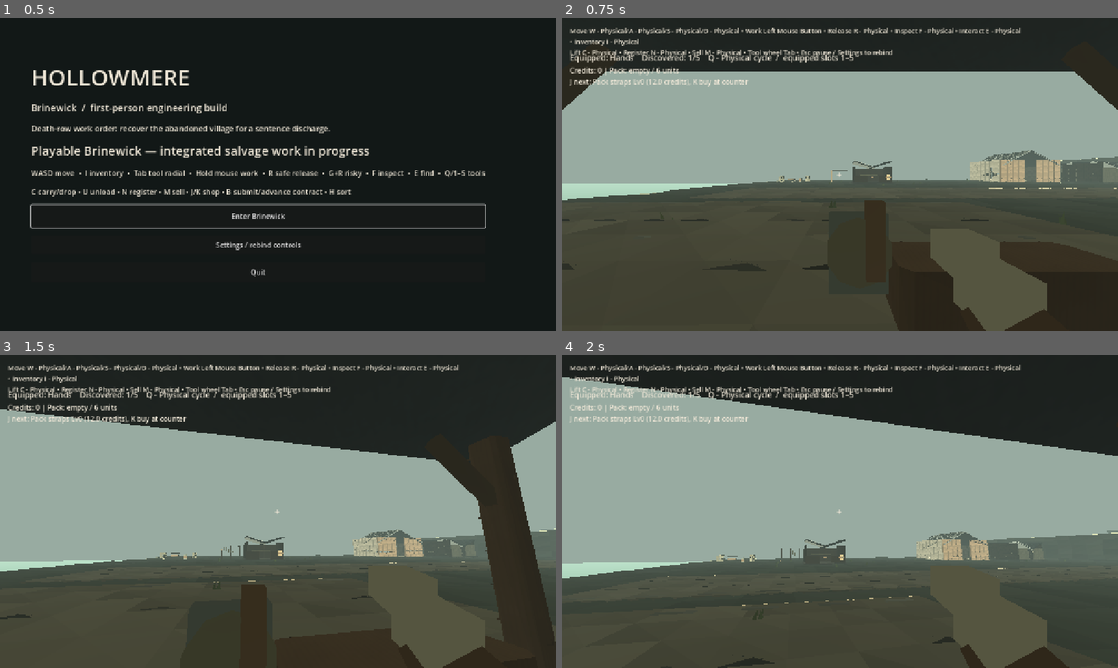
Above: before the commit, frames 1-4 (two rows, left to right).
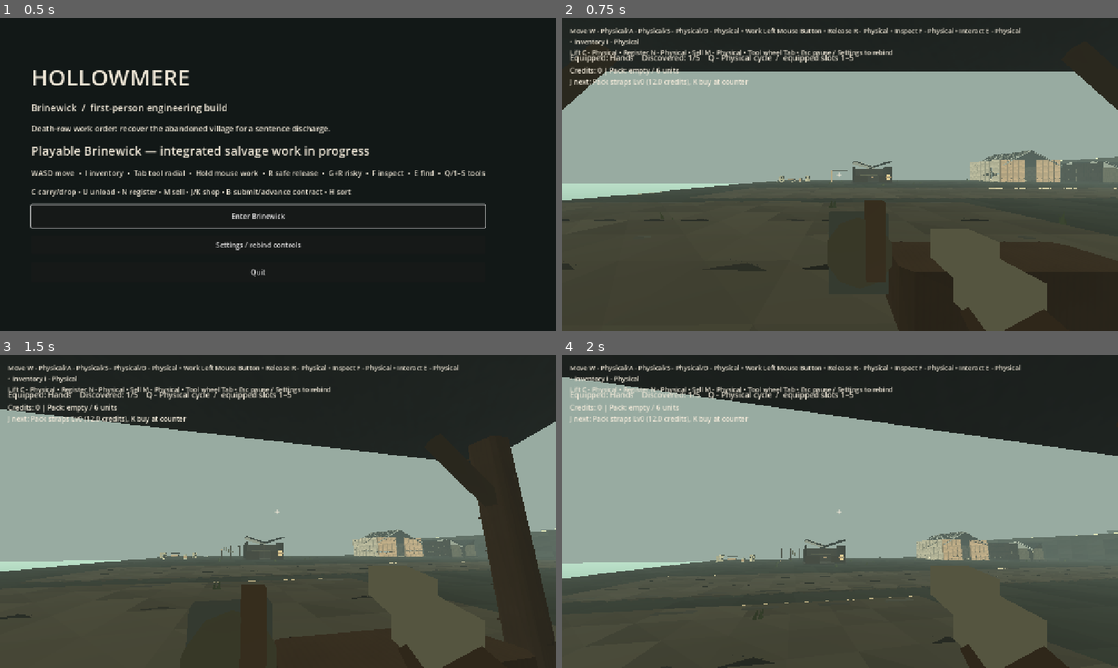
Above: after the commit, the same moments.

Repository: squwillsmith-ship-it/Hollowmere-0.2
Game: Godot game, scene res://scenes/main.tscn
The game is run twice, just before and just after one commit, with the same random seed, the same clock (stepped at 60 frames per second) and the same inputs.
Inputs (mouse positions are in pixels of both pictures, inside the frame that each line leads up to):
- Up to frame 1 (0.5 s): no input
- Up to frame 2 (0.75 s): click "Enter Brinewick" at 0.5 s
- Up to frame 3 (1.5 s): tap Enter at 1.25 s; move the mouse to (305, 511) at 1.27 s; hold W (hm_forward) from 1.28 s (still down); hold E (hm_find_tool) from 1.28 s (still down); click (305, 511) at 1.42 s
- Up to frame 4 (2 s): keep holding W (hm_forward); keep holding E (hm_find_tool); tap Space (hm_jump) at 1.52 s

Frame 1 is identical in both runs. In frame 2, less than 0.1% of the frame differs, in the area x 1-100%, y 44-59%; in frame 3, less than 0.1%; in frame 4, less than 0.1%.

Commit message:
art: Phase 2 improve pitched slate, foundation stone, coastal strata and harbour retaining edge

Diff:
--- a/game/scripts/world/hm_coastal_production_surface.gd
+++ b/game/scripts/world/hm_coastal_production_surface.gd
@@ -20,7 +20,7 @@
             var xx: float = float(x)/float(nx)
             var zz: float = float(z)/float(nz)
             var sweep: float = sin(xx*9.3+zz*4.1+float(name.hash()%11))*0.012
-            var noise: float = rng.randf_range(-0.009,0.009) if path else rng.randf_range(-0.13,0.13)
+            var noise: float = rng.randf_range(-0.009,0.009) if path else rng.randf_range(-0.075,0.075)
             row.append(top+sweep+noise)
         height.append(row)
     for z: int in range(nz):
@@ -59,9 +59,9 @@
                     var v: float = float(y)/float(rows)
                     # Jagged eroded talus near the bottom, compressed at the
                     # top for visual/physical lip consistency.
-                    var expansion: float = 0.15+0.58*(1.0-v)
-                    var ridge: float = (sin(u*21.0+float(face)*1.7+v*8.0)*0.22
-                        + sin(u*8.2-v*9.5)*0.15)
+                    var expansion: float = 0.11+0.48*(1.0-v)
+                    var ridge: float = (sin(u*12.0+float(face)*1.7+v*4.2)*0.22
+                        + sin(u*5.2-v*6.3)*0.14)
                     offsets.append(expansion+ridge)
                 edge.append(offsets)
             for row_index: int in range(rows):
--- a/game/scripts/world/hm_phase_c_harbour_dressing.gd
+++ b/game/scripts/world/hm_phase_c_harbour_dressing.gd
@@ -39,13 +39,13 @@
         var z_cursor: float = -8.5 + float(course % 2)*0.47
         var block: int = 0
         while z_cursor < 8.4:
-            var length: float = rng.randf_range(0.63,1.67)
-            var stone: Color = Color("696b62").lerp(Color("918a75"),rng.randf_range(0.08,0.55))
+            var length: float = rng.randf_range(0.95,2.05)
+            var stone: Color = Color("626860").lerp(Color("878779"),rng.randf_range(0.13,0.54))
             var position := origin + Vector3(-9.25-rng.randf_range(0.0,0.42),
                 -1.78+float(course)*0.45 + rng.randf_range(-0.08,0.06),z_cursor+length*0.5)
-            _box(st,position,Vector3(rng.randf_range(0.43,0.77),
-                rng.randf_range(0.40,0.51),length-0.07),stone)
-            z_cursor += length + rng.randf_range(0.06,0.18)
+            _box(st,position,Vector3(rng.randf_range(0.50,0.78),
+                rng.randf_range(0.38,0.53),length-0.08),stone)
+            z_cursor += length + rng.randf_range(0.09,0.22)
             block += 1
     _mesh(st,"OutboardMooringsAndClinker",true)
     quay_batches = 1
--- a/game/scripts/world/hm_settlement_production_art.gd
+++ b/game/scripts/world/hm_settlement_production_art.gd
@@ -150,8 +150,8 @@
     var facing_x: bool = dims.z > dims.x
     var span: float = dims.z if facing_x else dims.x
     var depth: float = dims.x if facing_x else dims.z
-    var rows: int = clampi(ceili(dims.y/0.46),1,14)
-    var cols: int = clampi(ceili(span/0.85),2,35)
+    var rows: int = clampi(ceili(dims.y/0.67),1,14)
+    var cols: int = clampi(ceili(span/1.12),2,35)
     var tile_h: float = dims.y/float(rows)
     var tile_w: float = span/float(cols)
     for face: int in [-1,1]:
@@ -166,7 +166,7 @@
                 var top: float = bottom+tile_h-0.047
                 var gap: float = r.randf_range(0.014,0.042)
                 var lift: float = float(face)*(depth*0.5+r.randf_range(0.022,0.066))
-                var tint: Color = base * r.randf_range(0.77,1.05)
+                var tint: Color = base * r.randf_range(0.84,1.04)
                 var a := Vector3(lift,bottom,u0+gap) if facing_x else Vector3(u0+gap,bottom,lift)
                 var b := Vector3(lift,top,u0+gap*0.8) if facing_x else Vector3(u0+gap*0.8,top,lift)
                 var c := Vector3(lift,top-0.016,u1-gap) if facing_x else Vector3(u1-gap,top-0.016,lift)
@@ -249,16 +249,20 @@
     st.begin(Mesh.PRIMITIVE_TRIANGLES)
     _core(st,dims,base.darkened(0.16))
     var r: RandomNumberGenerator = _rng(key,2901)
-    var across: int = clampi(ceili(dims.x/0.42),3,42)
-    var rows: int = clampi(ceili(dims.z/0.55),3,35)
+    var across: int = clampi(ceili(dims.x/0.50),3,42)
+    var rows: int = clampi(ceili(dims.z/0.66),3,35)
     for row: int in range(rows):
         for col: int in range(across):
-            var x0: float = -dims.x*0.5+dims.x*float(col)/float(across)
-            var x1: float = -dims.x*0.5+dims.x*float(col+1)/float(across)-0.009
+            var slate_width: float = dims.x/float(across)
+            var offset: float = slate_width*0.32 if row%2 == 1 else 0.0
+            var x0: float = maxf(-dims.x*0.5,-dims.x*0.5+slate_width*float(col)-offset)
+            var x1: float = minf(dims.x*0.5,-dims.x*0.5+slate_width*float(col+1)-offset-0.012)
+            if x1-x0 < slate_width*0.28:
+                continue
             var z0: float = -dims.z*0.5+dims.z*float(row)/float(rows)
-            var z1: float = -dims.z*0.5+dims.z*float(row+1)/float(rows)+0.028
-            var h: float = dims.y*0.5+0.018+r.randf_range(0.0,0.026)
-            var tint: Color = base * r.randf_range(0.73,1.06)
+            var z1: float = -dims.z*0.5+dims.z*float(row+1)/float(rows)+0.035
+            var h: float = dims.y*0.5+0.022+r.randf_range(0.0,0.018)
+            var tint: Color = base * r.randf_range(0.82,1.03)
             _quad(st,Vector3(x0,h,z0),Vector3(x0,h,z1),
                 Vector3(x1,h,z1),Vector3(x1,h,z0),tint)
     return st.commit()
